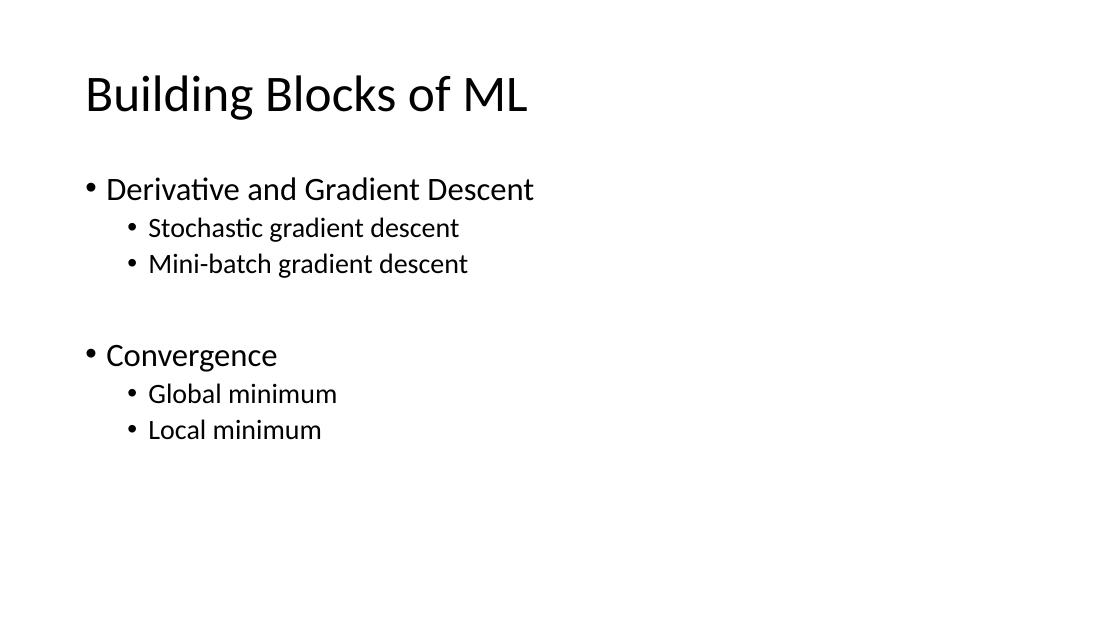
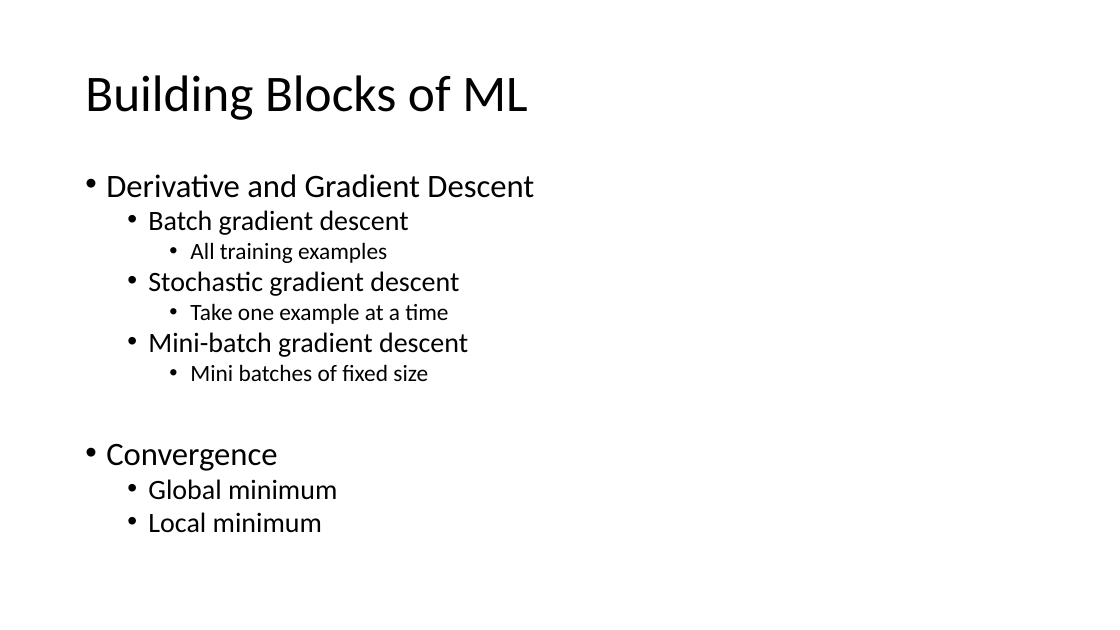
Before and after one commit to lwinmoe/lwinmoe.github.io, a slide deck: slide 44 of static/docs/ml1.pptx. Drawn at 1120x630 pixels with LibreOffice and Linux fonts; fonts in the diff are those of the drawing. Boxes give left, top, right and bottom in pixels: in the first picture for what was removed or moved away, otherwise in the second. Text is boxed around its words. In the diff, an @@ line names an element or a change of style, - is before the commit and + after.

```diff
--- a/static/docs/ml1.pptx
+++ b/static/docs/ml1.pptx
@@ text at box(106, 174, 534, 533): line spacing 0.9 to 0.8 @@
@@ text at box(148, 210, 409, 263): paragraphs added @@
+  • Batch gradient descent
+    • All training examples
@@ text at box(190, 303, 448, 324): paragraph added @@
+    • Take one example at a time
@@ text at box(190, 364, 428, 381): paragraph added @@
+    • Mini batches of fixed size
```
Also in this commit, not shown: 1 other file.
